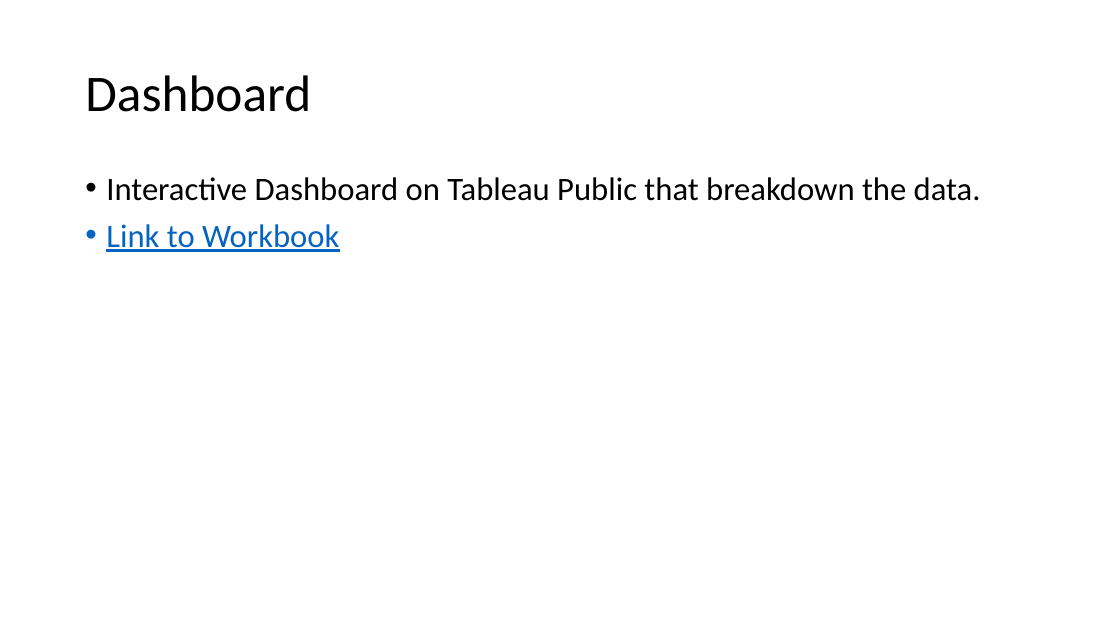
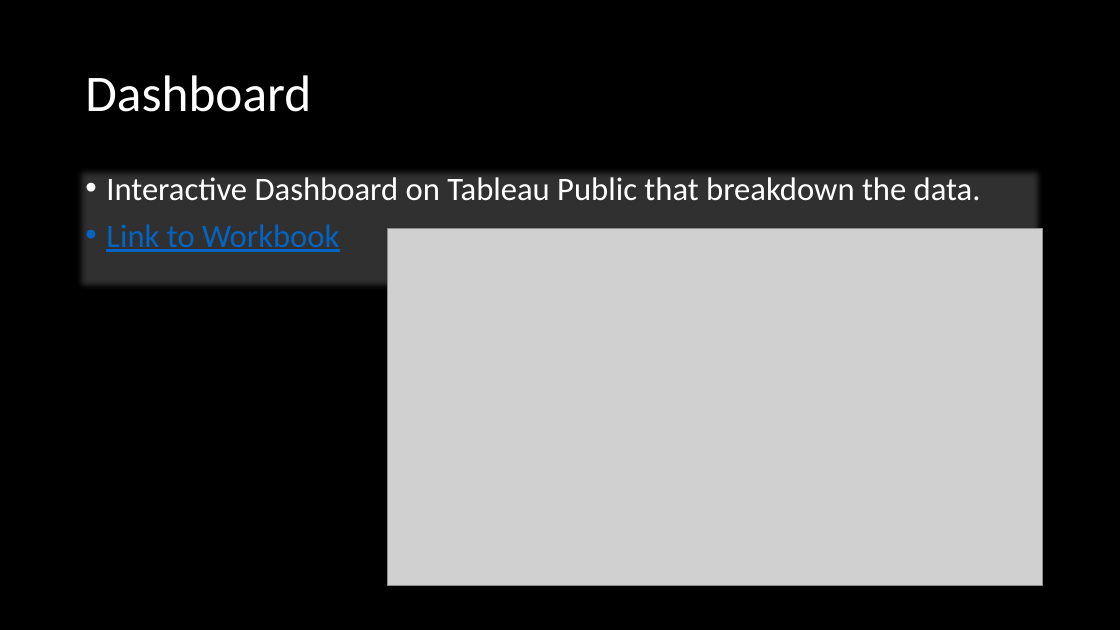
Before and after one commit to marveld21/Final-Project_Bass_Fishing_Analysis, a slide deck: slide 6 of Presentation.pptx (slide 3 before the commit). Drawn at 1120x630 pixels with LibreOffice and Linux fonts; fonts in the diff are those of the drawing; grey boxes stand for pictures. Boxes give left, top, right and bottom in pixels: in the first picture for what was removed or moved away, otherwise in the second. Text is boxed around its words. In the diff, an @@ line names an element or a change of style, - is before the commit and + after.

Commit message:
PPT

```diff
--- a/Presentation.pptx
+++ b/Presentation.pptx
@@ background #FFFFFF to #000000 @@
@@ title "Dashboard" at (x1=85, y1=75, x2=311, y2=112): text colour #000000 to #FFFFFF @@
@@ text "Interactive Dashboard on Tableau Public ..." resized from (x1=106, y1=177, x2=981, y2=252) to (x1=77, y1=168, x2=1044, y2=290) @@
@@ text "Interactive Dashboard on Tableau Public ..." at (x1=77, y1=168, x2=1044, y2=290): fill none to #FFFFFF at 19% opacity @@
@@ text at (x1=106, y1=177, x2=981, y2=201): text colour #000000 to #FFFFFF in "Interactive Dashboard on Tableau Public that breakdown ..." @@
@@ picture added at (x1=387, y1=229, x2=1043, y2=586) @@
```
Also in this commit, not shown: 1 other slide changed, 6 slides added, 3 slides removed, 1 other file.
